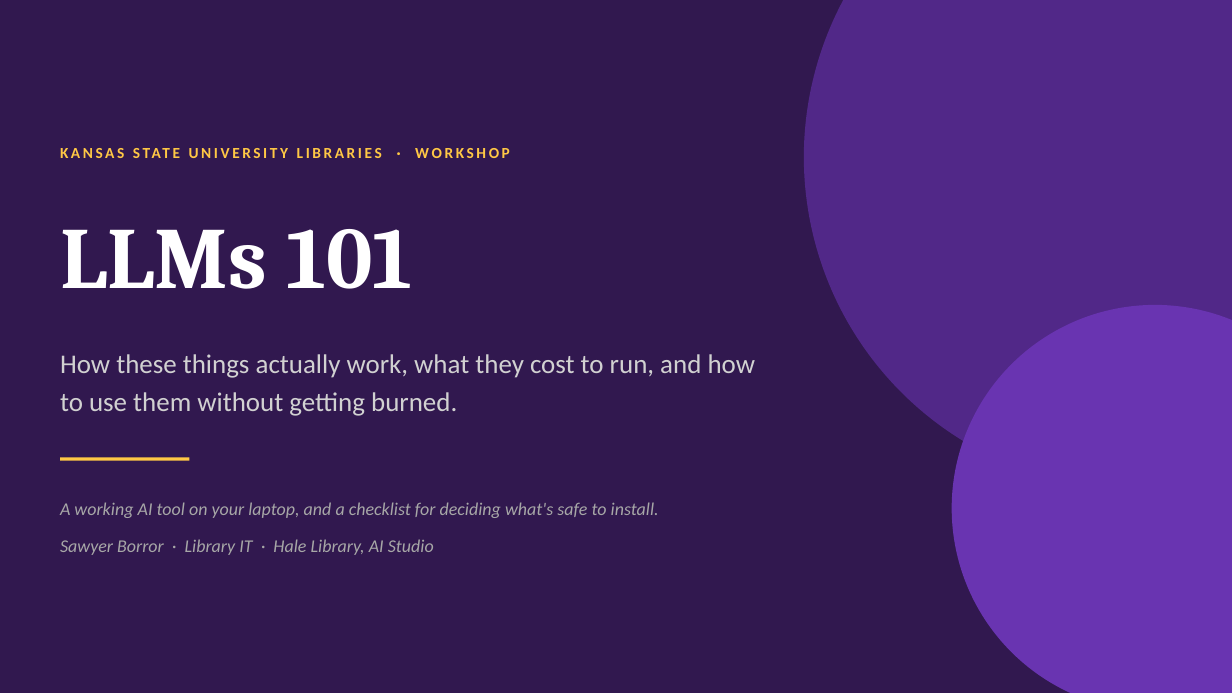
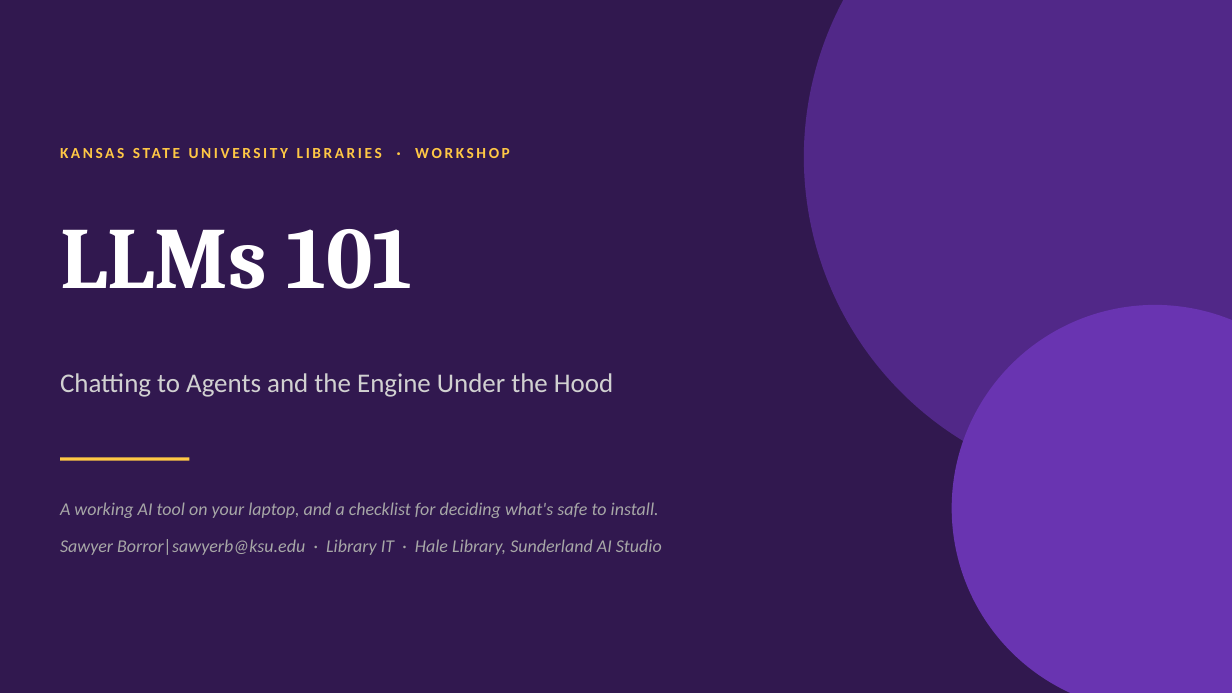
Before and after one commit to sawyerb-ksu/llms-101, a slide deck: slide 1 of LLMs-101-v2.pptx. Drawn at 1232x693 pixels with LibreOffice and Linux fonts; fonts in the diff are those of the drawing. Boxes give left, top, right and bottom in pixels: in the first picture for what was removed or moved away, otherwise in the second. Text is boxed around its words. In the diff, an @@ line names an element or a change of style, - is before the commit and + after.

```diff
--- a/LLMs-101-v2.pptx
+++ b/LLMs-101-v2.pptx
@@ text at (60,373,613,397): text changed @@
-How these things actually work, what they cost to run, and how to use them without getting burned.
+Chatting to Agents and the Engine Under the Hood
@@ text at (60,539,662,555): text changed @@
-Sawyer Borror · Library IT · Hale Library, AI Studio
+Sawyer Borror|sawyerb@ksu.edu · Library IT · Hale Library, Sunderland AI Studio
```
Also in this commit, not shown: 4 other slides changed, 1 other file.
